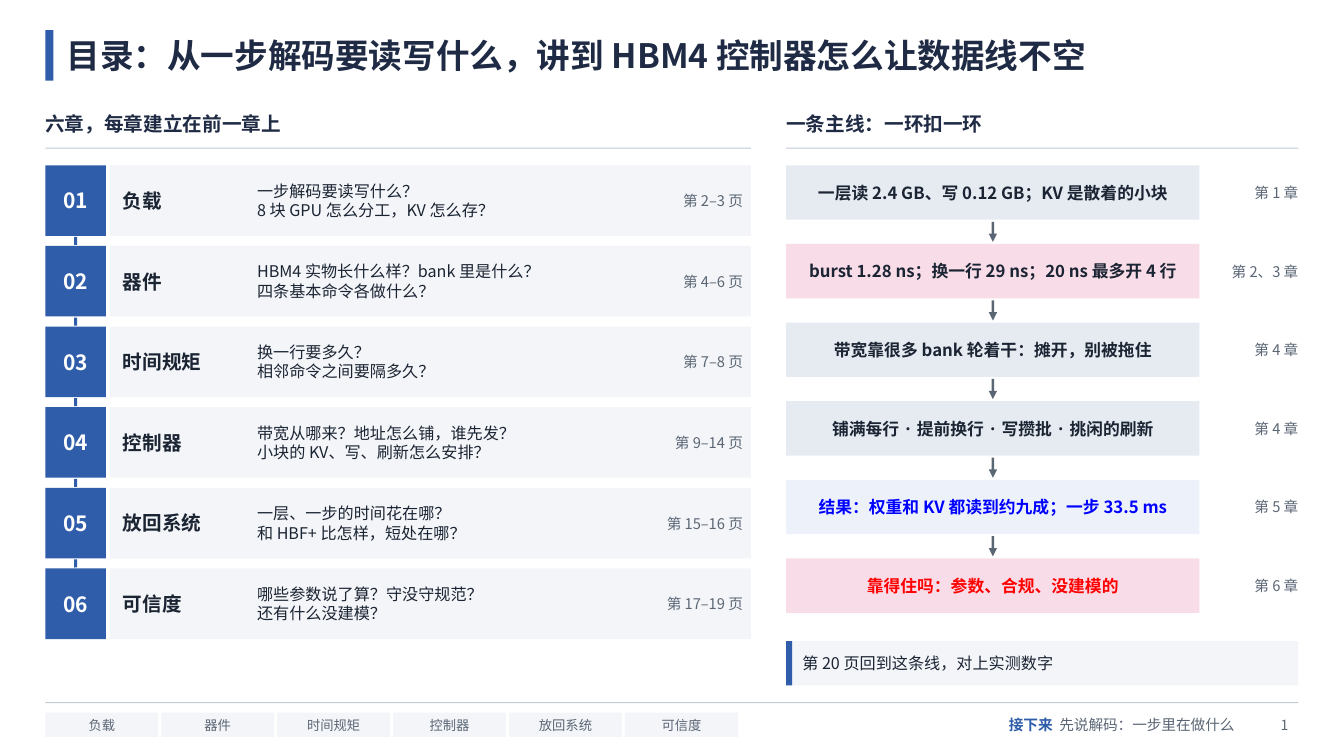
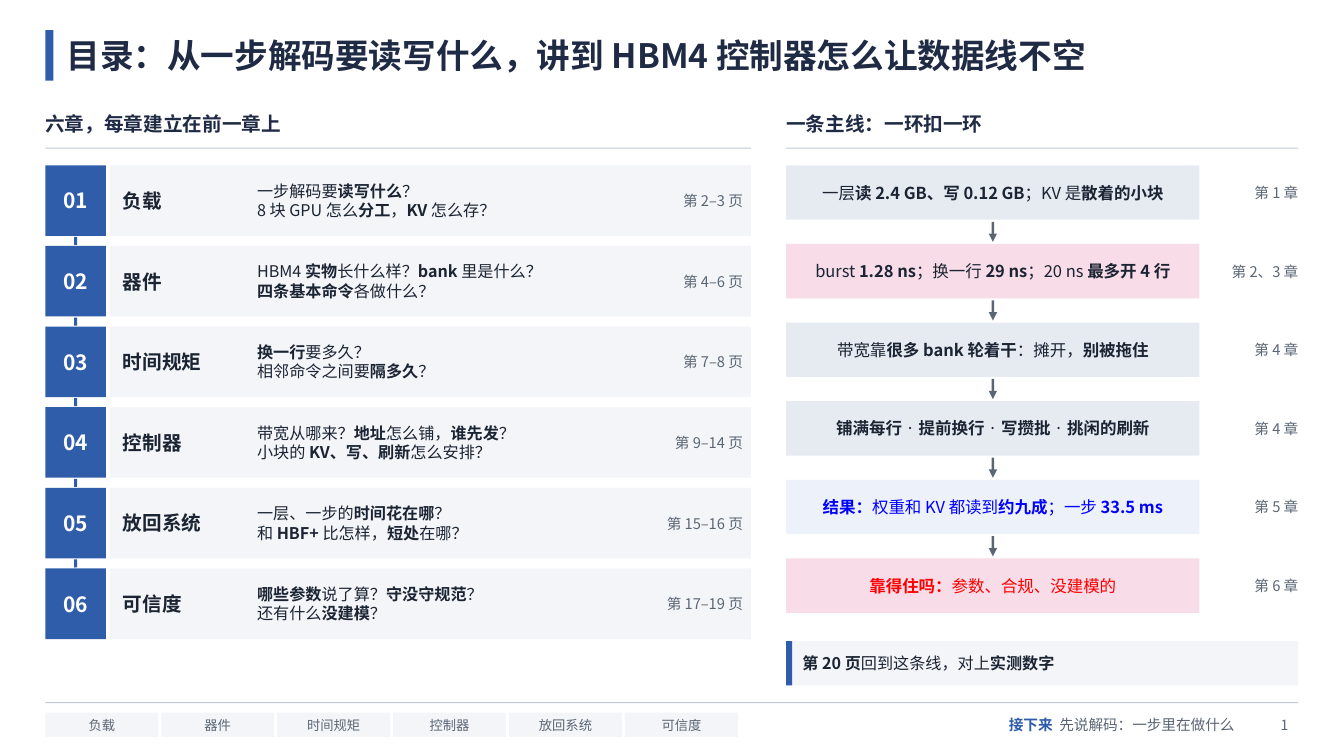
Before and after one commit to zhenghao21/heterollm-sim-4.0.0, a slide deck: slide 1 of docs/presentations/hbm_control_logic_20261107/HBM控制逻辑讲解.pptx. Drawn at 1344x756 pixels with LibreOffice and Linux fonts; fonts in the diff are those of the drawing. Boxes give left, top, right and bottom in pixels: in the first picture for what was removed or moved away, otherwise in the second. Text is boxed around its words. In the diff, an @@ line names an element or a change of style, - is before the commit and + after.

```diff
--- a/docs/presentations/hbm_control_logic_20261107/HBM控制逻辑讲解.pptx
+++ b/docs/presentations/hbm_control_logic_20261107/HBM控制逻辑讲解.pptx
@@ text "一步解码要读写什么？" at <box>257,183,495,218</box>: bold on in "一步解码要读写什么？", "怎么分工，KV" @@
@@ rectangle "一层读 2.4 GB、写 0.12 GB；KV ..." at <box>786,165,1200,220</box>: size 12 to 11.8 pt; bold off in "一层读 GB；KV 是散着的小块" @@
@@ text "HBM4 实物长什么样？bank 里是什么？" at <box>257,263,542,299</box>: bold on in "实物长什么样？bank", "四条基本命令各做什么？" @@
@@ rectangle "burst 1.28 ns；换一行 29 ns；20 ..." at <box>786,244,1200,298</box>: size 12 to 11.8 pt; bold off in "burst ns；换一行 ns；20 ns" @@
@@ text "换一行要多久？" at <box>257,344,434,379</box>: bold on in "换一行要多久？", "相邻命令之间要隔多久？" @@
@@ rectangle "带宽靠很多 bank 轮着干：摊开，别被拖住" at <box>786,323,1200,377</box>: size 12 to 11.8 pt; bold off in "带宽靠很多 轮着干：摊开，别被拖住" @@
@@ text "带宽从哪来？地址怎么铺，谁先发？" at <box>257,425,515,460</box>: bold on in "带宽从哪来？地址怎么铺，谁先发？", "KV、写、刷新怎么安排？" @@
@@ rectangle "铺满每行 · 提前换行 · 写攒批 ..." at <box>786,401,1200,456</box>: size 12 to 11.8 pt; bold off in "· · ·" @@
@@ text "一层、一步的时间花在哪？" at <box>257,505,468,541</box>: bold on in "一层、一步的时间花在哪？", "HBF+ 比怎样，短处在哪？" @@
@@ rectangle "结果：权重和 KV 都读到约九成；一步 33.5 ms" at <box>786,480,1200,534</box>: size 12 to 11.8 pt; bold off in "结果：权重和 KV 都读到约九成；一步" @@
@@ text "哪些参数说了算？守没守规范？" at <box>257,586,483,621</box>: bold on in "哪些参数说了算？守没守规范？", "还有什么没建模？" @@
@@ rectangle "靠得住吗：参数、合规、没建模的" at <box>786,559,1200,613</box>: size 12 to 11.8 pt; bold off in "靠得住吗：参数、合规、没建模的" @@
@@ text "第 20 页回到这条线，对上实测数字" at <box>802,653,1055,674</box>: bold on in "第 20 页回到这条线，对上实测数字" @@
```
Also in this commit, not shown: 19 other slides changed, 32 other files.
